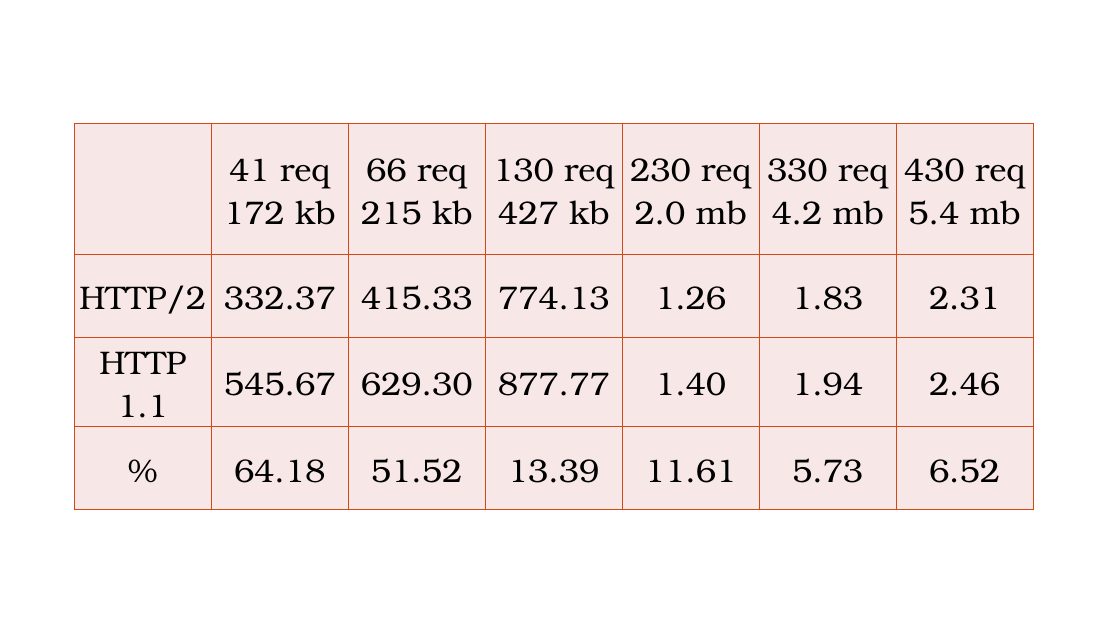
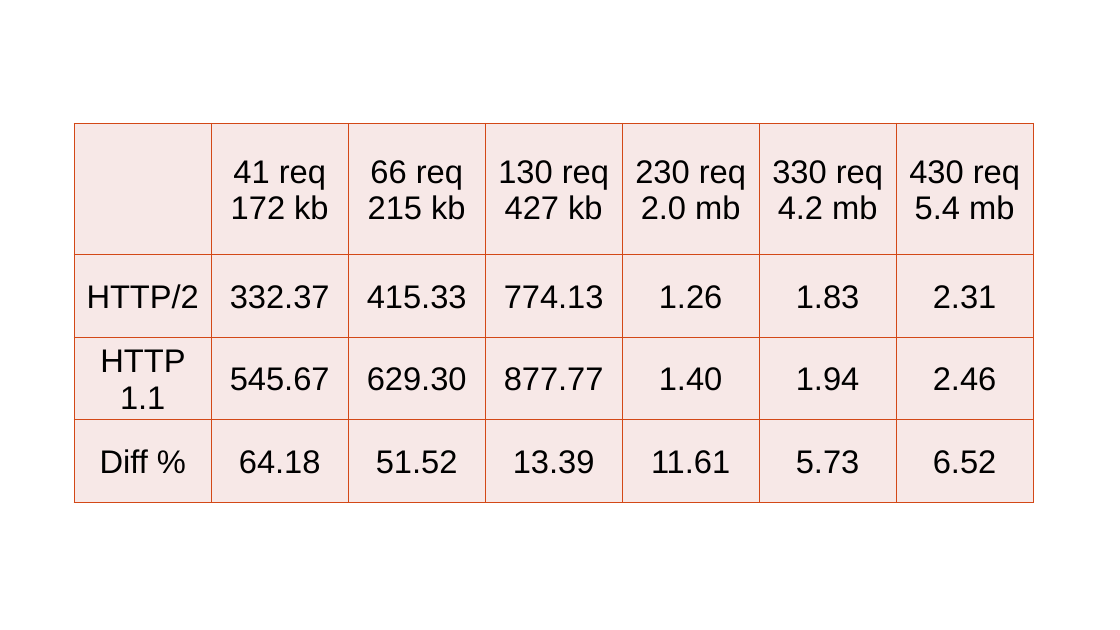
Before and after one commit to Zenon8/http2-inv, a slide deck: slide 63 of presentation/Http2 - Kotlin.pptx (slide 52 before the commit). Drawn at 1120x630 pixels with LibreOffice and Linux fonts; fonts in the diff are those of the drawing; background and template pictures are left out. Boxes give left, top, right and bottom in pixels: in the first picture for what was removed or moved away, otherwise in the second. Text is boxed around its words. In the diff, an @@ line names an element or a change of style, - is before the commit and + after.

```diff
--- a/presentation/Http2 - Kotlin.pptx
+++ b/presentation/Http2 - Kotlin.pptx
@@ table at [74,124,1033,502] @@
-row 4, column 1: %
+row 4, column 1: Diff %
@@ font TeX Gyre Bonum to Arial @@
```
Also in this commit, not shown: 6 other slides changed, 7 slides added, 4 slides removed, 4 other files.
